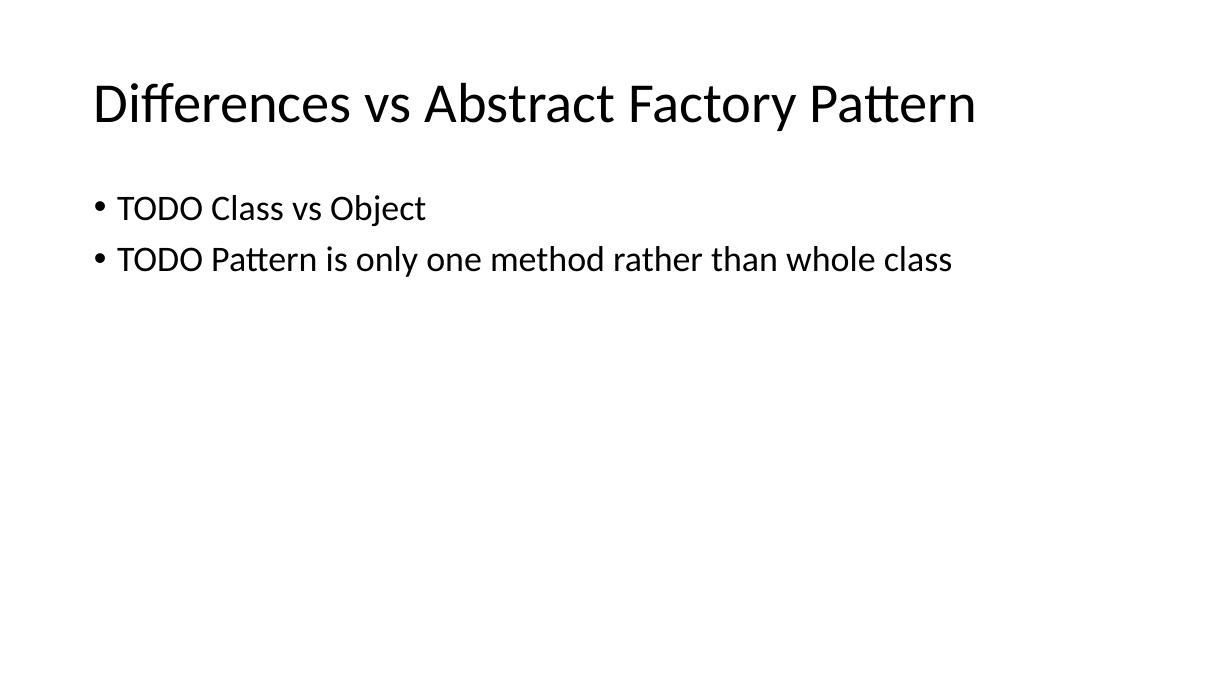
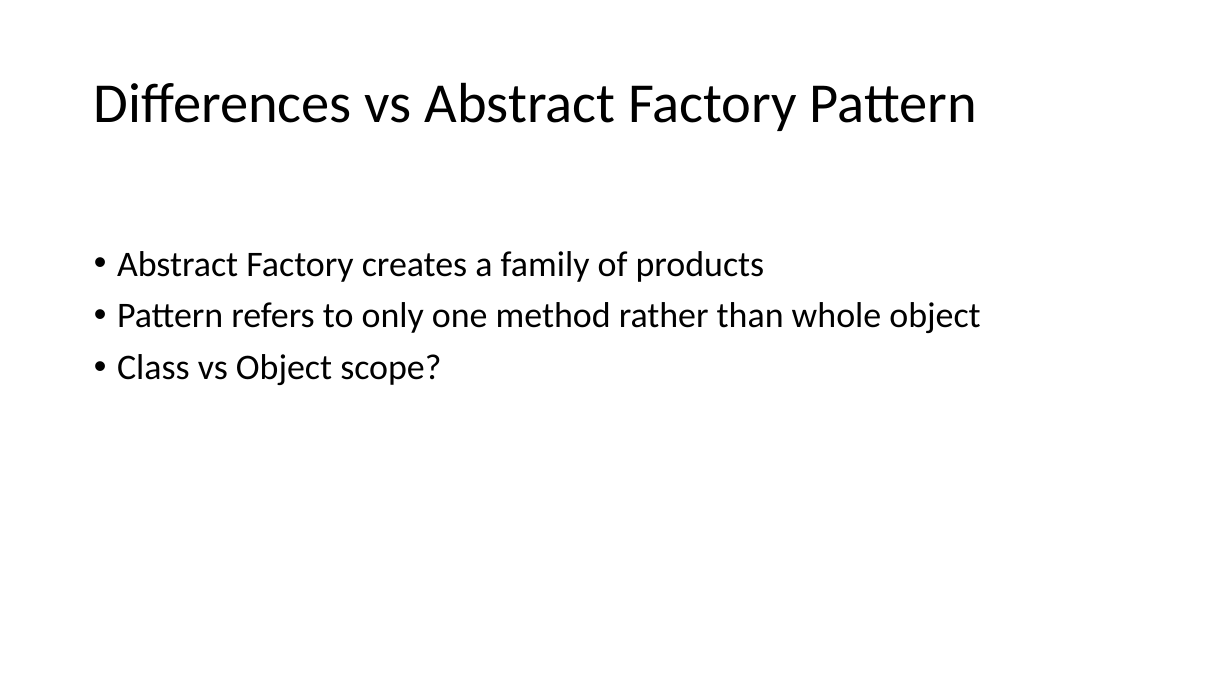
Before and after one commit to crsdrw/patterns, a slide deck: slide 9 of Patterns/docs/Factory Method.pptx (slide 10 before the commit). Drawn at 1232x693 pixels with LibreOffice and Linux fonts; fonts in the diff are those of the drawing. Boxes give left, top, right and bottom in pixels: in the first picture for what was removed or moved away, otherwise in the second. Text is boxed around its words. In the diff, an @@ line names an element or a change of style, - is before the commit and + after.

```diff
--- a/Patterns/docs/Factory Method.pptx
+++ b/Patterns/docs/Factory Method.pptx
@@ text at box(117, 251, 980, 385): text changed @@
-• TODO Class vs Object
-• TODO Pattern is only one method rather than whole class
+• Abstract Factory creates a family of products
+• Pattern refers to only one method rather than whole object
+• Class vs Object scope?
```
Also in this commit, not shown: 3 other slides changed, 5 slides added, 5 slides removed, 3 other files.
